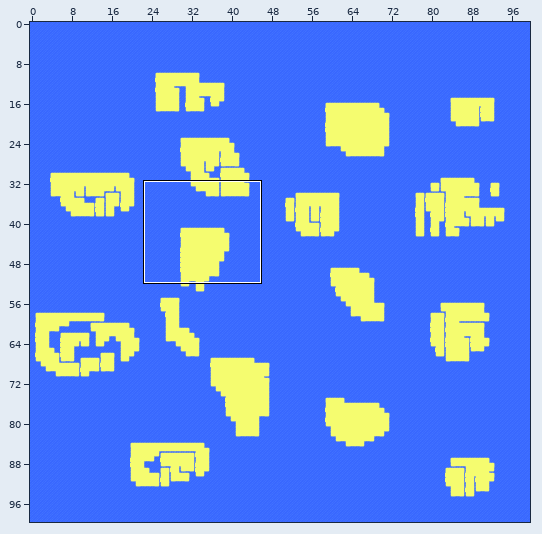
A Tiled map gets an edit: levels/level0.tmx. The first picture is a wide view before the edit; the outline marks the close-up.
Close-up. Old version:
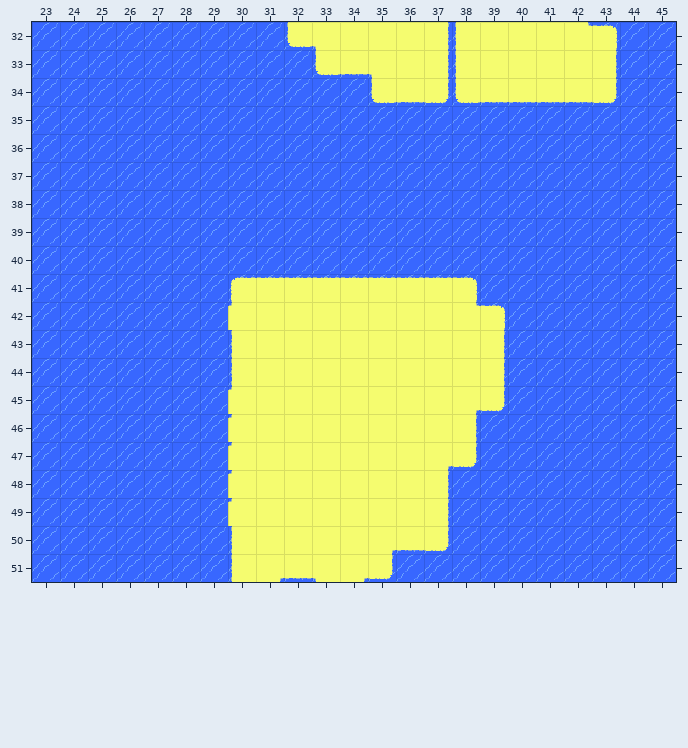
Cells are 32x32 px. Shown: x 23..45, y 32..51. The commit also changed other parts of the map, which this record leaves out.
And afterwards:
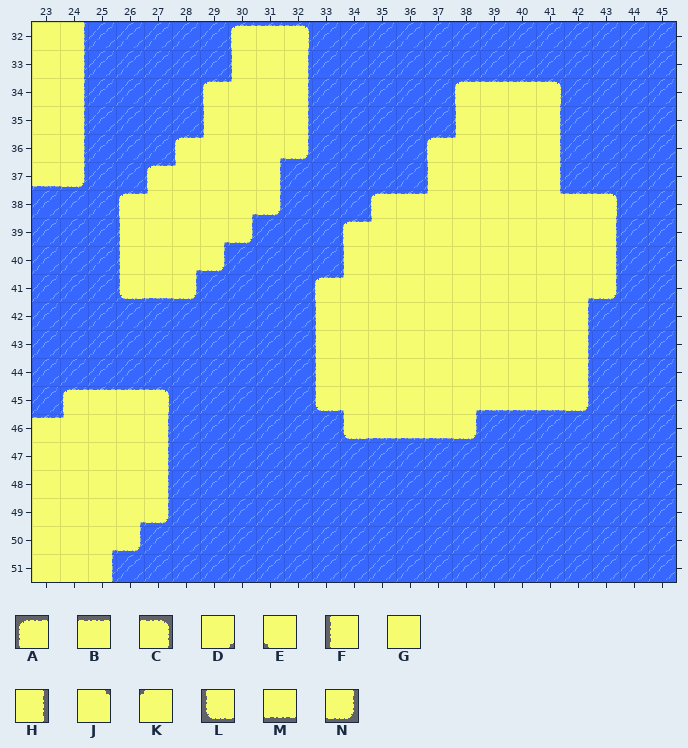
Key: from "IslandTerrain": A 0, B 1, C 2, D 3, E 4, F 5, G 6, H 7, J 8, K 9, L 10, M 11, N 12.
_ is an empty cell.
Tiles replaced or removed in this view: A, B, C, D, E, F, G, H, J, K, L, M, N.
The author wrote: Added buggy collisions with islands
The exact change:
Changed rows in their new state; . is an unchanged cell.
Layer "Islands":
first column x 23:
32 GH.....ABC___________
33 GH.....FGH___________
34 GH....AKGH..___ABBC__
35 GH....FGGH.....FGGH..
36 GH...AKGDN....AKGGH..
37 MN..AKGGH.....FGGGH..
38 ...AKGGDN...ABKGGGJBC
39 ...FGGDN...AKGGGGGGGH
40 ...FGDN....FGGGGGGGGH
41 ...LMN.___AKGGGGGGGDN
42 .......___F....GGGGH.
43 .......___F.....GGGH.
44 .......___F.....GGGH.
45 .ABBC..___LE....MMMN.
46 BKGGH..____LMMMN.....
47 GGGGH.._________.....
48 GGGGH..________......
49 GGGDN..________......
50 GGDN...________......
51 GGH....______........
